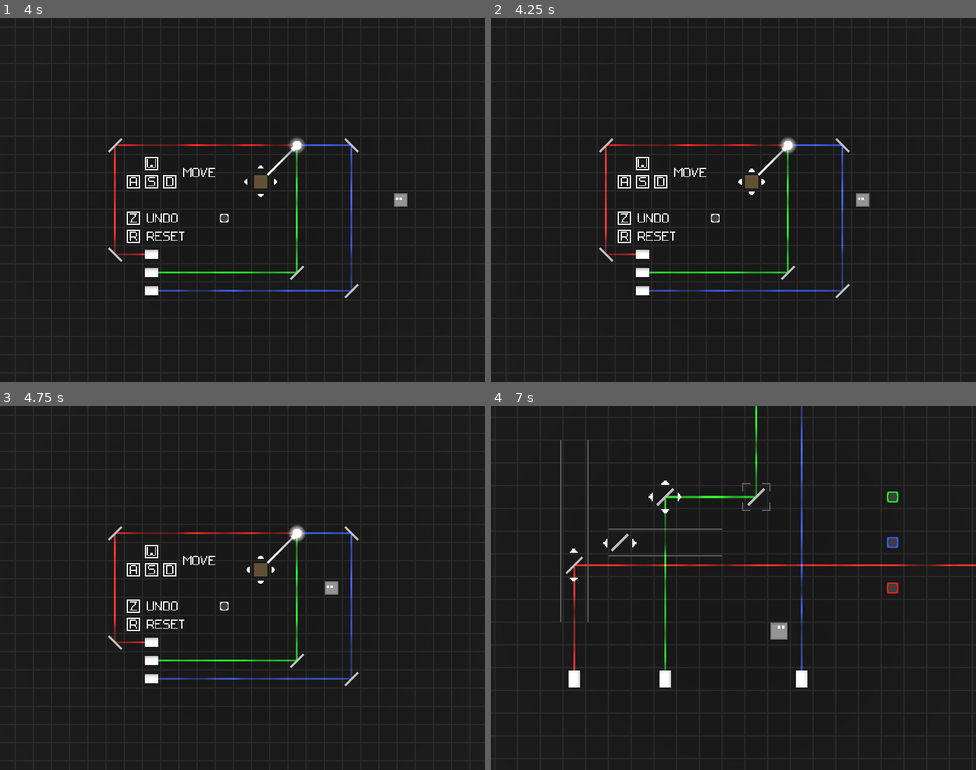
Above: before the commit, frames 1-4 (two rows, left to right).
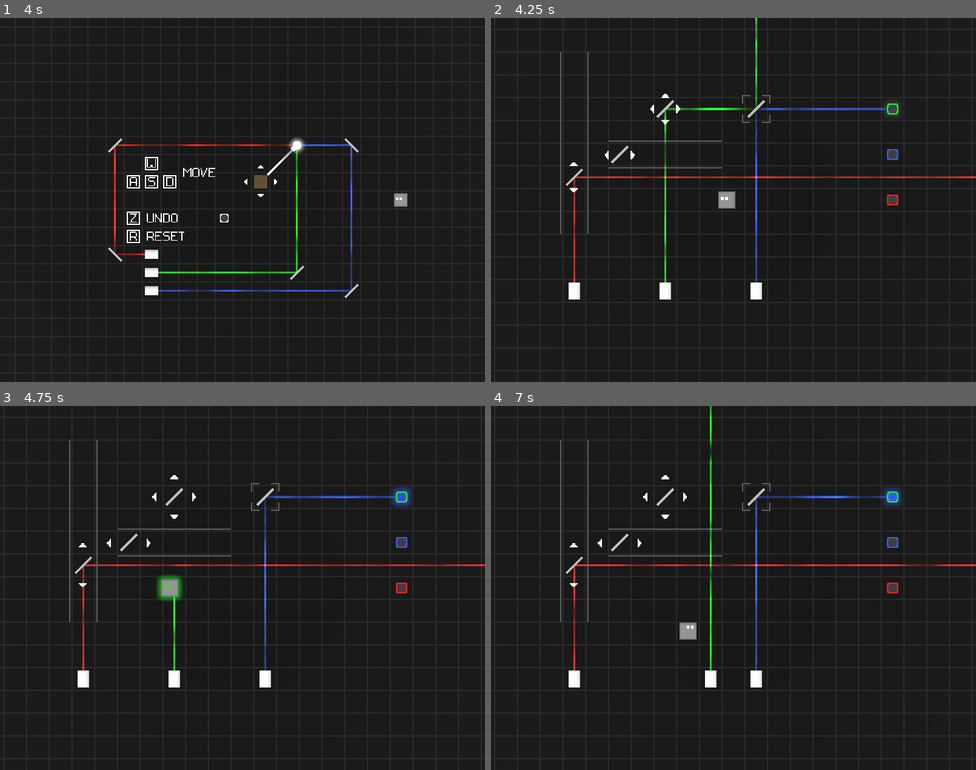
Above: after the commit, the same moments.

Repository: RiverApril/EnergyJam
Game: Godot game, scene res://levels/level_1.tscn
Same seed, same stepped clock (60 frames per second), same inputs: the game is played once before the commit and once after it.
Inputs (mouse positions are in pixels of both pictures, inside the frame that each line leads up to):
- Up to frame 1 (4 s): tap Enter at 0.5 s; move the mouse to (349, 181) at 0.52 s; hold D (Right) 0.53-1.28 s; tap Z (Undo) every 0.75 s from 0.6 to 3.6 s; move the mouse to (145, 218) at 1.27 s; hold S (Down) 1.28-2.03 s; move the mouse to (291, 119) at 2.02 s; hold D (Right) 2.03-2.78 s; move the mouse to (218, 272) at 2.77 s; hold W (Up) 2.78-3.53 s; move the mouse to (388, 254) at 3.52 s; hold A (Left) from 3.53 s (still down)
- Up to frame 2 (4.25 s): keep holding A (Left); tap L (Skip Level, bound only after the commit) at 4.15 s
- Up to frame 3 (4.75 s): keep holding A (Left); move the mouse to (97, 533) at 4.27 s; tap Z (Undo) at 4.35 s
- Up to frame 4 (7 s): tap Escape at 4.9 s; move the mouse to (757, 588) at 5.02 s; release A (Left) at 5.03 s; hold S (Down) 5.03-5.78 s; tap Z (Undo) at 5.1, 5.85, 6.6 s; move the mouse to (660, 497) at 5.77 s; hold D (Right) 5.78-6.53 s; move the mouse to (840, 569) at 6.52 s; hold W (Up) from 6.53 s (still down)

Frame 1 is identical in both runs. In frame 2, 4.8% of the frame differs, in the area x 14-100%, y 0-78%; in frame 3, 4.8%; in frame 4, 2.4%.

Commit message:
update to godot 4.4

Diff:
--- a/project.godot
+++ b/project.godot
@@ -13,7 +13,7 @@
 config/name="Energy Beams"
 config/version="1.0"
 run/main_scene="res://levels/Level_1.tscn"
-config/features=PackedStringArray("4.3", "GL Compatibility")
+config/features=PackedStringArray("4.4", "GL Compatibility")
 config/icon="res://icon.png"
 
 [autoload]
@@ -60,6 +60,11 @@
 "events": [Object(InputEventKey,"resource_local_to_scene":false,"resource_name":"","device":-1,"window_id":0,"alt_press …(192 unchanged characters)…
 ]
 }
+"Skip Level"={
+"deadzone": 0.5,
+"events": [Object(InputEventKey,"resource_local_to_scene":false,"resource_name":"","device":-1,"window_id":0,"alt_pressed":false,"shift_pressed":false,"ctrl_pressed":false,"meta_pressed":false,"pressed":false,"keycode":0,"physical_keycode":76,"key_label":0,"unicode":108,"location":0,"echo":false,"script":null)
+]
+}
 
 [rendering]
 
--- a/scripts/singletons/level_control.gd
+++ b/scripts/singletons/level_control.gd
@@ -5,11 +5,9 @@
 func _ready():
 	all_levels = load("res://datas/all_levels.tres")
 
-func _input(event):
-
-	if event is InputEventKey:
-		if event.pressed and event.keycode == KEY_ESCAPE:
-			go_to_next_level()
+func _process(_delta: float):
+	if Input.is_action_just_pressed("Skip Level"):
+		go_to_next_level()
 
 func reload_curret_level():
 	load_level(Globals.current_level_index)
Not shown: 1 places in datas/all_levels.tres that only renumber resources
Not shown: 1 places in levels/Level_2.tscn that only renumber resources
Not shown: 1 places in levels/Level_5.tscn that only renumber resources
Not shown: 1 places in levels/Level_9.tscn that only renumber resources
Not shown: 1 places in levels/level_1.tscn that only renumber resources
Not shown: 1 places in main_scene.tscn that only renumber resources
Not shown: 2 places in materials/beam_material.tres that only renumber resources
Not shown: 1 places in materials/cuttable_block_material.tres that only renumber resources
Not shown, added: materials/fog_laser.gdshader.uid
Not shown, added: materials/glow.gdshader.uid
Not shown: 1 places in materials/glow_circle_material.tres that only renumber resources
Not shown: 1 places in materials/glow_objective_material.tres that only renumber resources
(and 32 more such lines)
